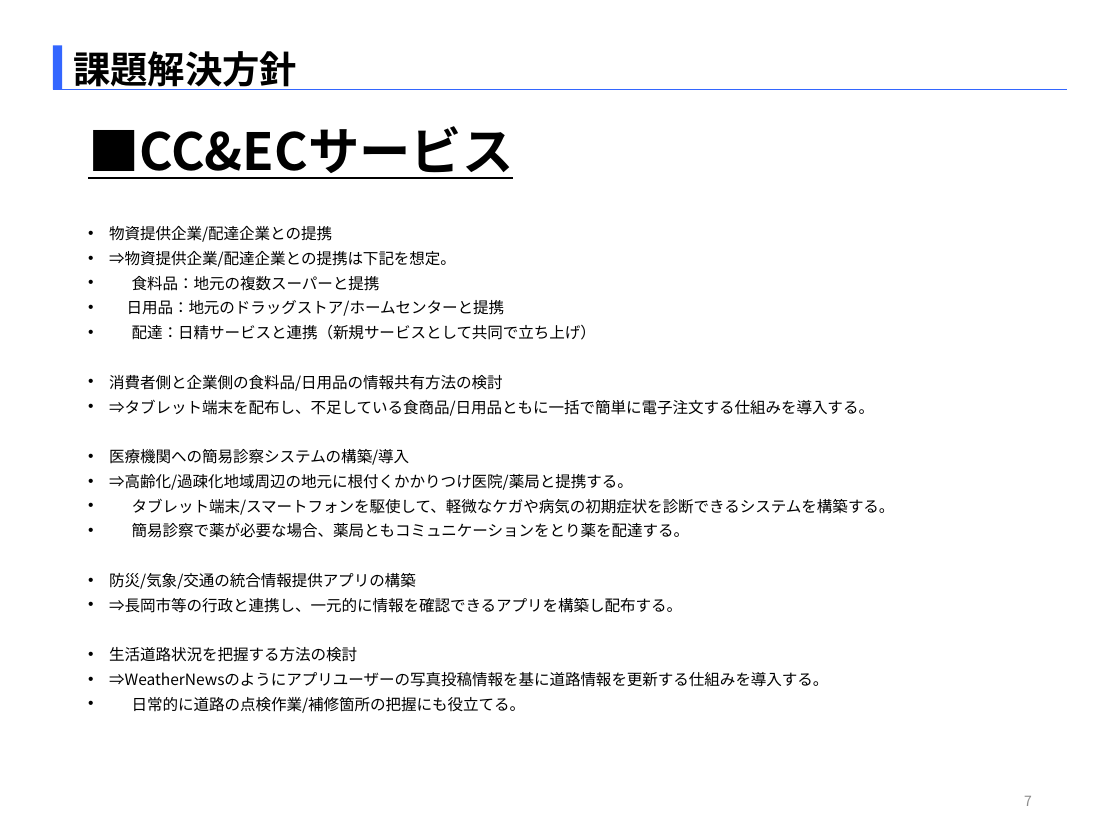
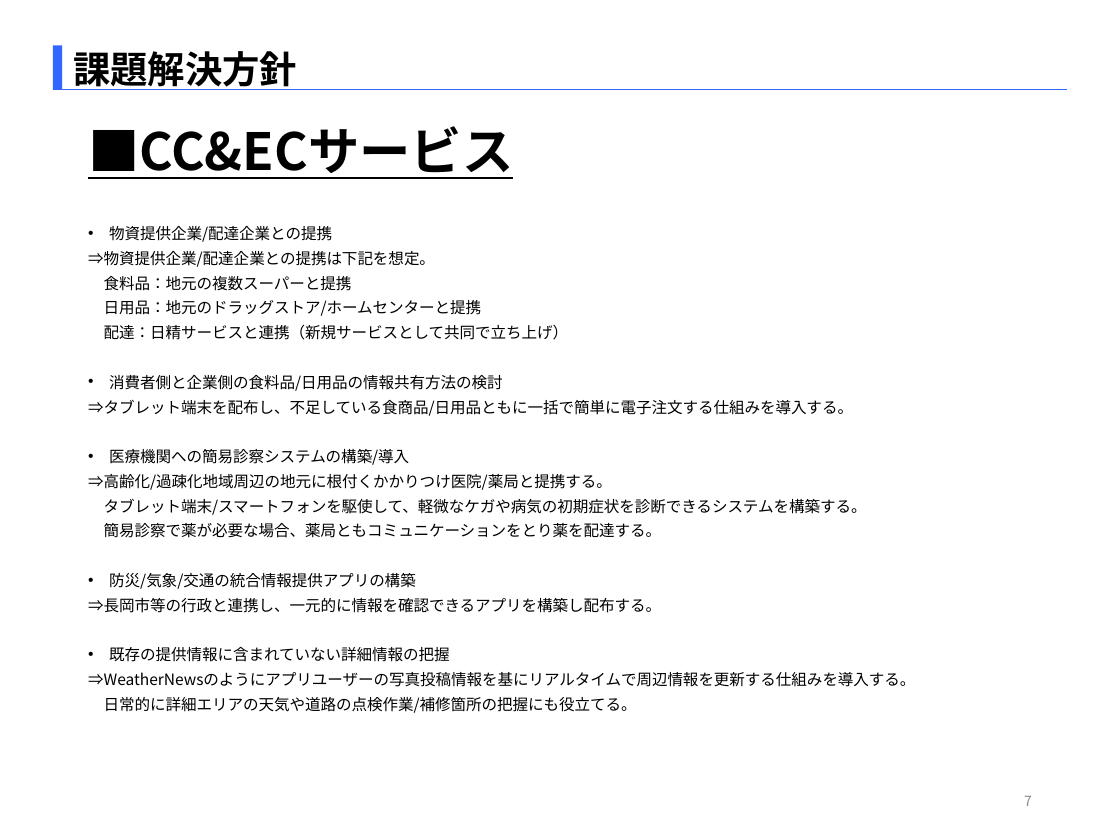
Before and after one commit to SITH-YN/PythonTool, a slide deck: slide 7 of Temp/EMB本部_中村洋太_290863_[HPC解析_CC&ECサービス].pptx. Drawn at 1120x840 pixels with LibreOffice and Linux fonts; fonts in the diff are those of the drawing. Boxes give left, top, right and bottom in pixels: in the first picture for what was removed or moved away, otherwise in the second. Text is boxed around its words. In the diff, an @@ line names an element or a change of style, - is before the commit and + after.

```diff
--- a/Temp/EMB本部_中村洋太_290863_[HPC解析_CC&ECサービス].pptx
+++ b/Temp/EMB本部_中村洋太_290863_[HPC解析_CC&ECサービス].pptx
@@ text at bbox=[88, 251, 867, 613]: bullet • to none @@
@@ text at bbox=[88, 647, 915, 713]: text changed @@
-• 生活道路状況を把握する方法の検討
-• ⇒WeatherNewsのようにアプリユーザーの写真投稿情報を基に道路情報を更新する仕組みを導入する。
-• 日常的に道路の点検作業/補修箇所の把握にも役立てる。
+• 既存の提供情報に含まれていない詳細情報の把握
+⇒WeatherNewsのようにアプリユーザーの写真投稿情報を基にリアルタイムで周辺情報を更新する仕組みを導入する。
+日常的に詳細エリアの天気や道路の点検作業/補修箇所の把握にも役立てる。
```
Also in this commit, not shown: 11 other slides changed.
